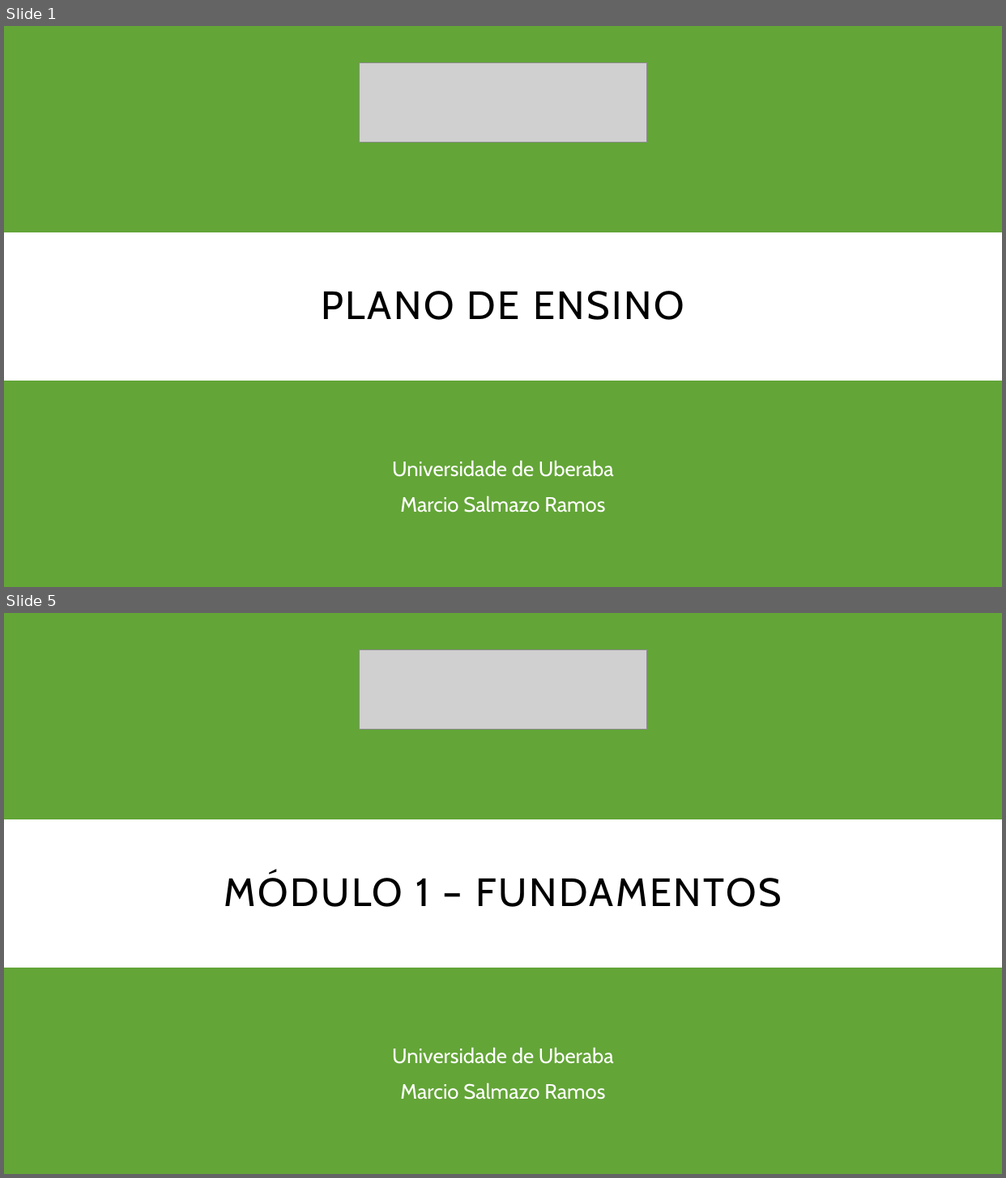
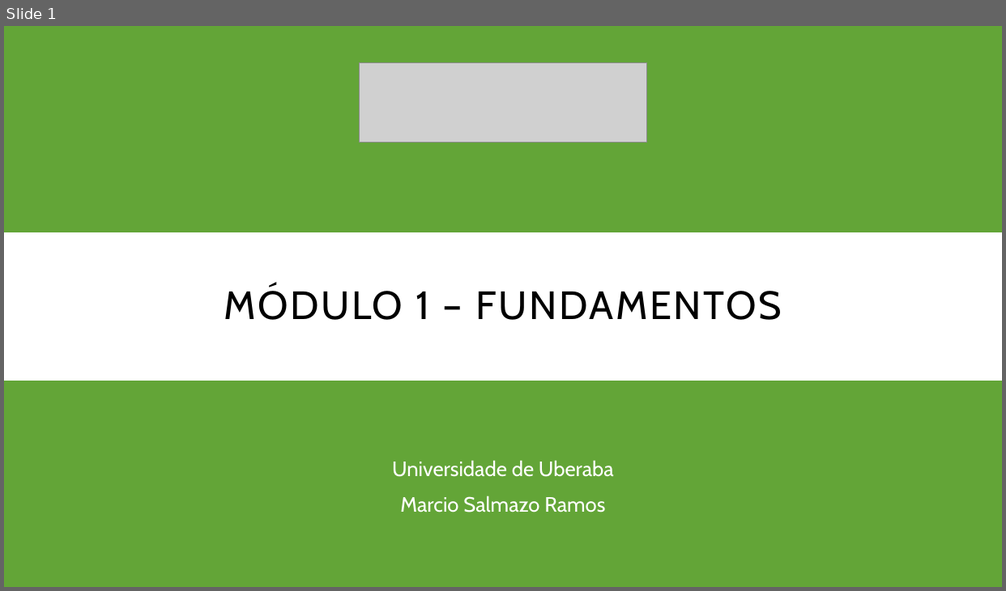
Before and after one commit to Marcio-Salmazo/Aulas, a slide deck: UNIUBE-MD/Teoria_MD.pptx. Shown one above the other, each under a label of ours: slides 1 and 5 before the commit, slide 1 after it; the slides between them are not shown. The pictures are 1006x1178 and 1006x591 pixels, drawn with LibreOffice and Linux fonts; fonts in the diff are those of the drawing; grey boxes stand for pictures. Boxes give left, top, right and bottom in pixels: in the first picture for what was removed or moved away, otherwise in the second. Text is boxed around its words. In the diff, an @@ line names an element or a change of style, - is before the commit and + after.

```diff
--- a/UNIUBE-MD/Teoria_MD.pptx
+++ b/UNIUBE-MD/Teoria_MD.pptx
@@ slide 1 removed at [4,26,1002,587], background #63A537 @@
@@ picture removed at [359,62,647,142] @@
@@ title removed at [4,233,1002,381] @@
-PLANO DE ENSINO
@@ subtitle removed at [392,460,614,513] @@
-Universidade de Uberaba
-Marcio Salmazo Ramos
@@ what was slide 5 is now slide 1 @@
```
Also in this commit, not shown: 1 slide changed, 3 other slides removed, 4 other files.
